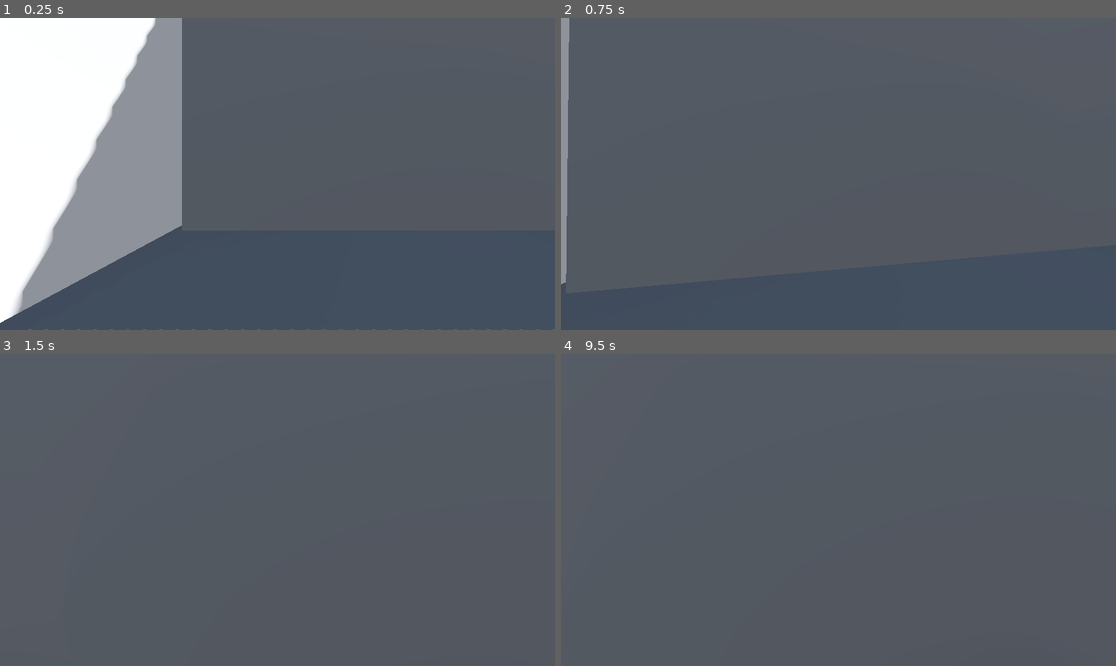
Above: before the commit, frames 1-4 (two rows, left to right).
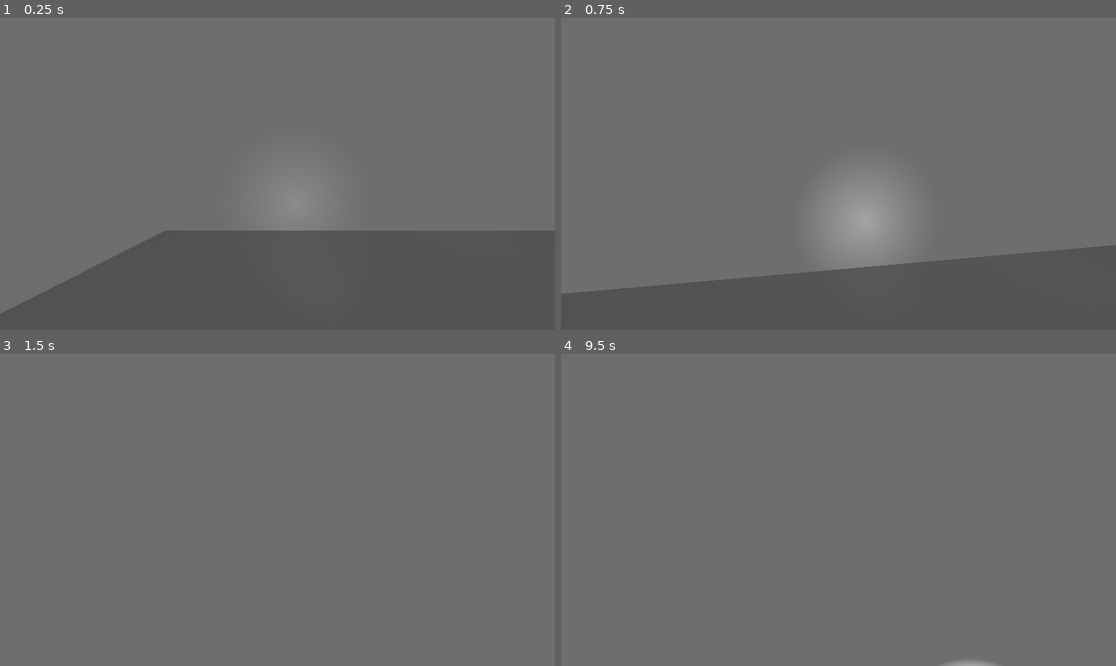
Above: after the commit, the same moments.

Repository: AManWithAHart/realcsci6611FinalProject
Game: Godot game, scene res://world.tscn
Same seed, same stepped clock (60 frames per second), same inputs: the game is played once before the commit and once after it.
Inputs (mouse positions are in pixels of both pictures, inside the frame that each line leads up to):
- Up to frame 1 (0.25 s): no input
- Up to frame 2 (0.75 s): tap Enter at 0.5 s; move the mouse to (866, 174) at 0.52 s; hold W (forward) from 0.53 s (still down); hold Shift (sprint) from 0.53 s (still down)
- Up to frame 3 (1.5 s): keep holding W (forward); tap Space (jump) at 0.77, 1.25 s; move the mouse to (249, 510) at 1.27 s; release Shift (sprint) at 1.28 s; tap Shift (sprint) at 1.35 s
- Up to frame 4 (9.5 s): tap Space (jump) at 1.52, 2.75, 3.02, 3.77, 4.25, 4.52, 6.02, 6.77, 7.52, 9.02 s; tap Enter at 2, 3.5 s; move the mouse to (849, 503) at 2.02 s; hold Shift (sprint) 2.03-2.78 s; move the mouse to (832, 516) at 2.77 s; tap Shift (sprint) every 1.5 s from 2.85 to 8.85 s; move the mouse to (877, 513) at 3.52 s; hold Shift (sprint) 3.53-4.28 s; move the mouse to (794, 506) at 4.27 s; move the mouse to (844, 510) at 5.02 s; hold Shift (sprint) 5.03-5.78 s; move the mouse to (816, 503) at 5.77 s; release W (forward) at 5.78 s; hold D (right) 5.78-6.53 s; move the mouse to (866, 510) at 6.52 s; hold Shift (sprint) 6.53-7.28 s; hold W (forward) 6.53-8.78 s; move the mouse to (810, 510) at 7.27 s; move the mouse to (849, 503) at 8.02 s; hold Shift (sprint) 8.03-8.78 s; move the mouse to (832, 516) at 8.77 s; hold A (left) from 8.78 s (still down)

The runs differ from the first frame. In frame 1, 73% of the frame differs, in the area x 0-100%, y 0-100%; in frame 2, 81%; in frame 3, 100%; in frame 4, 100%.

Commit message:
Basic Flashlight

Diff:
--- /dev/null
+++ b/csci5611FinalProject/csci5611 Horror Game/Scenes/Characters/basic_enemy.gd
@@ -0,0 +1,8 @@
+extends CharacterBody3D
+
+var gravity = ProjectSettings.get_setting("physics/3d/default_gravity")
+
+func _physics_process(delta):
+	if not is_on_floor():
+		velocity.y -= gravity
+	move_and_slide()
--- /dev/null
+++ b/csci5611FinalProject/csci5611 Horror Game/Scenes/Characters/basic_enemy.tscn
@@ -0,0 +1,21 @@
+[gd_scene load_steps=5 format=3 uid="uid://b3lxma3s8xbwn"]
+
+[ext_resource type="Script" path="res://Scenes/Characters/basic_enemy.gd" id="1_sax00"]
+
+[sub_resource type="StandardMaterial3D" id="StandardMaterial3D_o7t8r"]
+albedo_color = Color(0.705882, 0.223529, 0.235294, 1)
+
+[sub_resource type="CapsuleMesh" id="CapsuleMesh_d3h7g"]
+material = SubResource("StandardMaterial3D_o7t8r")
+
+[sub_resource type="CapsuleShape3D" id="CapsuleShape3D_pjkba"]
+
+[node name="Enemy" type="CharacterBody3D"]
+transform = Transform3D(1, 0, 0, 0, 1, 0, 0, 0, 1, 0, 1, 0)
+script = ExtResource("1_sax00")
+
+[node name="MeshInstance3D" type="MeshInstance3D" parent="."]
+mesh = SubResource("CapsuleMesh_d3h7g")
+
+[node name="CollisionShape3D" type="CollisionShape3D" parent="."]
+shape = SubResource("CapsuleShape3D_pjkba")
--- a/csci5611FinalProject/csci5611 Horror Game/Scenes/Characters/player.tscn
+++ b/csci5611FinalProject/csci5611 Horror Game/Scenes/Characters/player.tscn
@@ -85,3 +85,12 @@
 
 [node name="Camera3D" type="Camera3D" parent="Head"]
 transform = Transform3D(1, 0, 0, 0, 1, 0, 0, 0, 1, 0, 1.44256, 0)
+
+[node name="SpotLight3D" type="SpotLight3D" parent="Head/Camera3D"]
+transform = Transform3D(1, 0, 0, 0, 1, 0, 0, 0, 1, 0.424012, -0.705912, 0)
+light_energy = 5.0
+distance_fade_begin = 20.0
+spot_range = 74.9252
+spot_attenuation = 1.68179
+spot_angle = 20.4564
+spot_angle_attenuation = 2.63902
--- a/csci5611FinalProject/csci5611 Horror Game/world.tscn
+++ b/csci5611FinalProject/csci5611 Horror Game/world.tscn
@@ -1,34 +1,27 @@
-[gd_scene load_steps=8 format=3 uid="uid://b2gbpxivbr1db"]
+[gd_scene load_steps=6 format=3 uid="uid://b2gbpxivbr1db"]
 
 [ext_resource type="Texture2D" uid="uid://rrwqmf8ebjro" path="res://Assets/Textures/Concrete_Tile.png" id="1_v55cr"]
 [ext_resource type="PackedScene" uid="uid://dhppbqwwkxb6q" path="res://Scenes/Characters/player.tscn" id="2_yn1ip"]
-
-[sub_resource type="ProceduralSkyMaterial" id="ProceduralSkyMaterial_tciq7"]
-sky_horizon_color = Color(0.64625, 0.65575, 0.67075, 1)
-ground_horizon_color = Color(0.64625, 0.65575, 0.67075, 1)
-
-[sub_resource type="Sky" id="Sky_7kfhq"]
-sky_material = SubResource("ProceduralSkyMaterial_tciq7")
-
-[sub_resource type="Environment" id="Environment_a3y18"]
-background_mode = 2
-sky = SubResource("Sky_7kfhq")
-tonemap_mode = 2
-glow_enabled = true
+[ext_resource type="PackedScene" uid="uid://b3lxma3s8xbwn" path="res://Scenes/Characters/basic_enemy.tscn" id="3_eacdg"]
+
+[sub_resource type="Environment" id="Environment_wj7b5"]
+background_mode = 1
+ambient_light_source = 2
+ambient_light_color = Color(0.27451, 0.27451, 0.27451, 1)
+ambient_light_energy = 10.0
 
 [sub_resource type="StandardMaterial3D" id="StandardMaterial3D_3mau7"]
 albedo_texture = ExtResource("1_v55cr")
 
-[sub_resource type="StandardMaterial3D" id="StandardMaterial3D_6dsss"]
-
 [node name="World" type="Node3D"]
 
 [node name="DirectionalLight3D" type="DirectionalLight3D" parent="."]
 transform = Transform3D(-0.866023, -0.433016, 0.250001, 0, 0.499998, 0.866027, -0.500003, 0.749999, -0.43301, 0, 0, 0)
+visible = false
 shadow_enabled = true
 
 [node name="WorldEnvironment" type="WorldEnvironment" parent="."]
-environment = SubResource("Environment_a3y18")
+environment = SubResource("Environment_wj7b5")
 
 [node name="CSGBox3D" type="CSGBox3D" parent="."]
 transform = Transform3D(1, 0, 0, 0, 1, 0, 0, 0, 1, 0.0972433, -0.025486, -0.166401)
@@ -39,6 +32,9 @@
 [node name="Player" parent="." instance=ExtResource("2_yn1ip")]
 transform = Transform3D(1, 0, 0, 0, 1, 0, 0, 0, 1, -48.2665, 9.53674e-07, 47.1345)
 
+[node name="Node3D" parent="." instance=ExtResource("3_eacdg")]
+transform = Transform3D(1, 0, 0, 0, 1, 0, 0, 0, 1, 5.60285, 3.06975, 45.1339)
+
 [node name="Maze Box and Walls" type="Node3D" parent="."]
 
 [node name="Wall 1" type="CSGBox3D" parent="Maze Box and Walls"]
@@ -52,10 +48,9 @@
 size = Vector3(102.219, 6.29463, 1.03255)
 
 [node name="Wall 3" type="CSGBox3D" parent="Maze Box and Walls"]
-transform = Transform3D(1, 0, 0, 0, 1, 0, 0, 0, 1, -51.2957, 3.29936, -0.811568)
-material_override = SubResource("StandardMaterial3D_6dsss")
-use_collision = true
-size = Vector3(1.29105, 6.29463, 99.853)
+transform = Transform3D(-4.37114e-08, 0, 1, 0, 1, 0, -1, 0, -4.37114e-08, -51.5109, 3.20496, -0.579613)
+use_collision = true
+size = Vector3(102.219, 6.29463, 1.03255)
 
 [node name="Wall 4" type="CSGBox3D" parent="Maze Box and Walls"]
 transform = Transform3D(1, 0, 0, 0, 1, 0, 0, 0, 1, 51.4951, 3.29936, -0.0237881)
@@ -69,7 +64,7 @@
 size = Vector3(103.22, 0.504816, 102.126)
 
 [node name="CSGBox3D" type="CSGBox3D" parent="Maze Box and Walls"]
-transform = Transform3D(1, 0, 0, 0, 1, 0, 0, 0, 1, -39.055, 3.21034, 36.0582)
+transform = Transform3D(1, 0, 0, 0, 1, 0, 0, 0, 1, -39.5227, 3.21034, 36.0582)
 use_collision = true
 size = Vector3(23.0203, 6.29991, 12.3486)
 
